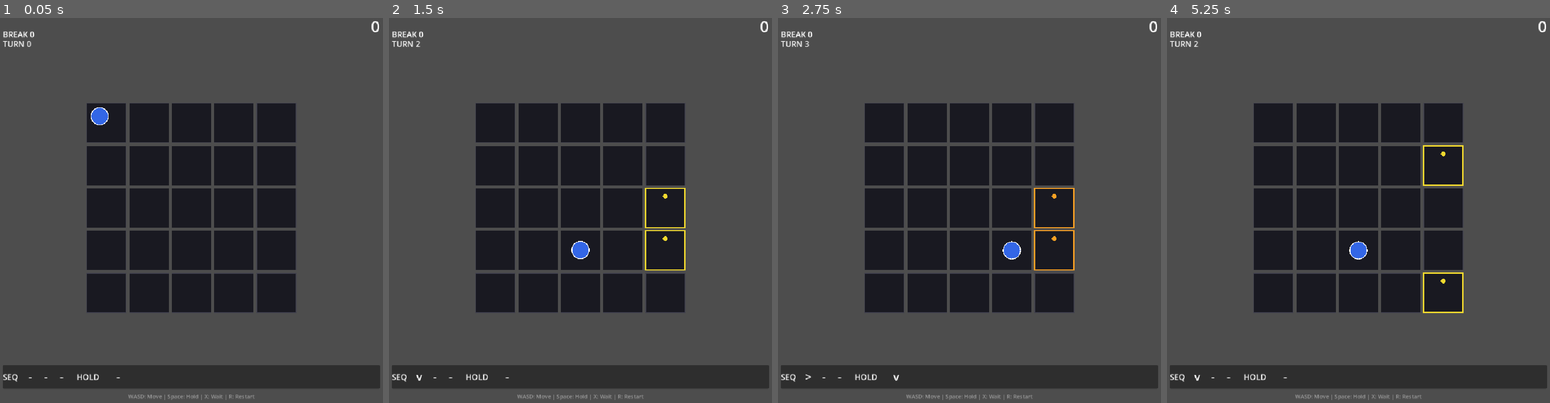
Above: before the commit, frames 1-4 (left to right).
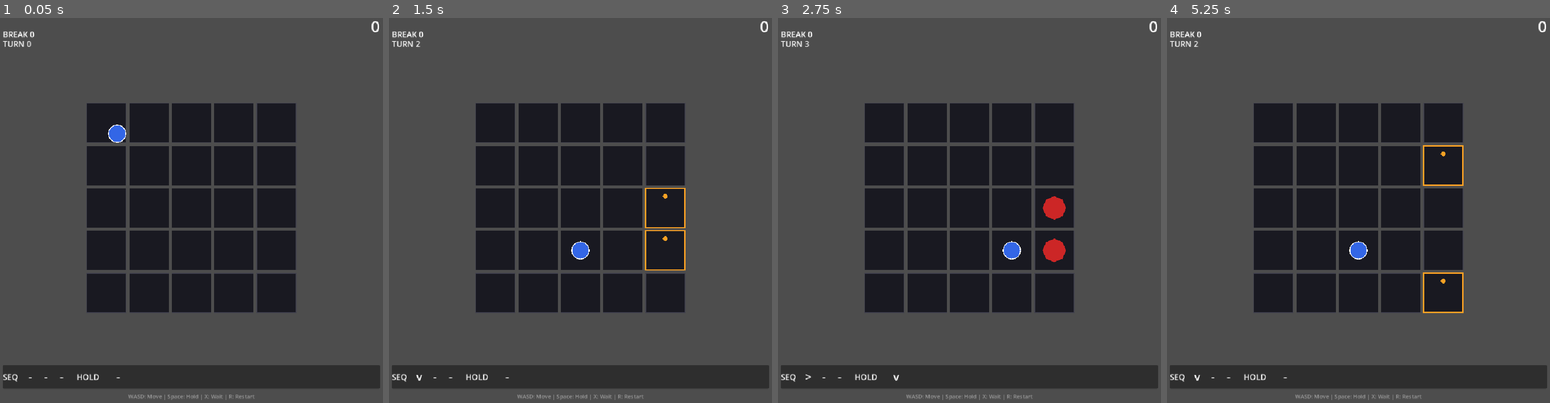
Above: after the commit, the same moments.

Repository: Periodev/DIR
Game: Godot game, scene res://main.tscn
Two runs of this game, one before a commit and one after it. Both use one fixed random seed, a clock stepped at 60 frames per second and the inputs below.
Inputs:
- Up to frame 1 (0.05 s): no input
- Up to frame 2 (1.5 s): tap Enter at 0.5 s; hold Right 0.53-1.28 s; tap R at 0.6 s; tap Space at 0.77, 1.25 s; hold Down from 1.28 s (still down); tap X at 1.35 s
- Up to frame 3 (2.75 s): tap Space at 1.52 s; tap Enter at 2, 2.1 s; release Down at 2.03 s; hold Right from 2.03 s (still down)
- Up to frame 4 (5.25 s): tap Space at 2.75, 3.02, 3.77, 4.25, 4.52 s; release Right at 2.78 s; hold Up 2.78-3.53 s; tap Z at 2.85 s; tap Enter at 3.5, 5.1 s; hold Left 3.53-5.03 s; tap R at 3.6 s; tap X at 4.35 s; hold Down from 5.03 s (still down)

The runs differ from the first frame. In frame 1, 0.3% of the frame differs, in the area x 23-33%, y 23-33%; in frame 2, 0.3%; in frame 3, 0.8%, in the area x 66-78%, y 44-66%; in frame 4, 0.3%.

Commit message:
COR ripple: 3-ring strong/weak, shield-hit weak ripple at stall point
Strong kill ripple: 3 rings (was 2), each 0.10s apart, 0.45s duration.
Weak ripple on shield hit: 3 rings, triggered from Board._try_break_one_way_shield
at player stall position (player_vpos + dir*50), 0.14s delay, 0.35s duration.
COR normal move speed: 0.16s → 0.12s.

Co-Authored-By: Claude Sonnet 4.6 <noreply@anthropic.com>

Diff:
--- a/DIR/godot_project/scripts/Board.gd
+++ b/DIR/godot_project/scripts/Board.gd
@@ -5,9 +5,9 @@
 
 const COLS := 5
 const ROWS := 5
-const SPAWN_CYCLE_STEPS := 4
+const SPAWN_CYCLE_STEPS := 3
 const SPAWNS_PER_CYCLE := 2
-const SPAWN_CELL_TYPE := CharacterData.CellType.DEAD_ONE_WAY_SHIELD
+const SPAWN_CELL_TYPE := CharacterData.CellType.DEAD
 const BLOCK_OUTER_RING_SPAWN := false
 const CELL_SIZE := 100.0
 const CELL_GAP := 8.0
@@ -367,6 +367,11 @@
 	cell_shield_dirs[target.y][target.x] = CharacterData.Direction.NONE
 	score_manager.combo_counter += 1
 	score_manager.on_kill(target_type)
+	if current_character == "COR":
+		var player_vpos := Vector2(player_pos.x * CELL_STEP + CELL_SIZE / 2.0,
+								   player_pos.y * CELL_STEP + CELL_SIZE / 2.0)
+		var stall_pos := player_vpos + Vector2(CharacterData.DIR_VECTOR[attack_dir]) * 50.0
+		_spawn_cor_ripple_weak(stall_pos)
 	return true
 
 func _get_shield_dir_toward_player(pos: Vector2i) -> int:
@@ -463,6 +468,15 @@
 	freeze_steps = 3
 	_refresh_visuals()
 	return true
+
+func _spawn_cor_ripple_weak(world_pos: Vector2) -> void:
+	get_tree().create_timer(0.14).timeout.connect(func() -> void:
+		var fx := Node2D.new()
+		fx.set_script(CORRippleEffect)
+		fx.set("weak", true)
+		fx.position = world_pos
+		add_child(fx)
+	)
 
 func _spawn_cor_ripple(pos: Vector2i) -> void:
 	var world_pos := Vector2(pos.x * CELL_STEP + CELL_SIZE / 2.0,
--- a/DIR/godot_project/scripts/CORRippleEffect.gd
+++ b/DIR/godot_project/scripts/CORRippleEffect.gd
@@ -6,23 +6,51 @@
 const RING_WIDTH  :=  3.0
 const GLOW_WIDTH  :=  8.0
 
-var ring1_t: float = 0.0   # 0→1
-var ring2_t: float = 0.0   # 0→1，延遲啟動
+# 設為 true（add_child 之前）產生三環弱波紋
+var weak: bool = false
+
+var ring1_t: float = 0.0
+var ring2_t: float = 0.0
+var ring3_t: float = 0.0
+var _alpha_mult: float = 1.0
+var _max_r: float = MAX_RADIUS
 
 func _ready() -> void:
 	z_index = 6  # HitEffect(5) 之上
 
-	# Ring 1：立刻展開
-	var tw1 := create_tween()
-	tw1.tween_method(_set_r1, 0.0, 1.0, 0.45)\
-	   .set_trans(Tween.TRANS_QUAD).set_ease(Tween.EASE_OUT)
+	if weak:
+		_alpha_mult = 1.0
+		_max_r = 42.0
+		var tw1 := create_tween()
+		tw1.tween_method(_set_r1, 0.0, 1.0, 0.35)\
+		   .set_trans(Tween.TRANS_QUAD).set_ease(Tween.EASE_OUT)
 
-	# Ring 2：延遲 0.10s 後展開
-	var tw2 := create_tween()
-	tw2.tween_interval(0.10)
-	tw2.tween_method(_set_r2, 0.0, 1.0, 0.45)\
-	   .set_trans(Tween.TRANS_QUAD).set_ease(Tween.EASE_OUT)
-	tw2.tween_callback(queue_free)
+		var tw2 := create_tween()
+		tw2.tween_interval(0.10)
+		tw2.tween_method(_set_r2, 0.0, 1.0, 0.35)\
+		   .set_trans(Tween.TRANS_QUAD).set_ease(Tween.EASE_OUT)
+
+		var tw3 := create_tween()
+		tw3.tween_interval(0.20)
+		tw3.tween_method(_set_r3, 0.0, 1.0, 0.35)\
+		   .set_trans(Tween.TRANS_QUAD).set_ease(Tween.EASE_OUT)
+		tw3.tween_callback(queue_free)
+	else:
+		var tw1 := create_tween()
+		tw1.tween_method(_set_r1, 0.0, 1.0, 0.45)\
+		   .set_trans(Tween.TRANS_QUAD).set_ease(Tween.EASE_OUT)
+
+		var tw2 := create_tween()
+		tw2.tween_interval(0.10)
+		tw2.tween_method(_set_r2, 0.0, 1.0, 0.45)\
+		   .set_trans(Tween.TRANS_QUAD).set_ease(Tween.EASE_OUT)
+
+		var tw3 := create_tween()
+		tw3.tween_interval(0.20)
+		tw3.tween_method(_set_r3, 0.0, 1.0, 0.45)\
+		   .set_trans(Tween.TRANS_QUAD).set_ease(Tween.EASE_OUT)
+
+		tw3.tween_callback(queue_free)
 
 func _set_r1(t: float) -> void:
 	ring1_t = t
@@ -32,15 +60,20 @@
 	ring2_t = t
 	queue_redraw()
 
+func _set_r3(t: float) -> void:
+	ring3_t = t
+	queue_redraw()
+
 func _draw() -> void:
 	_draw_ring(ring1_t)
 	_draw_ring(ring2_t)
+	_draw_ring(ring3_t)
 
 func _draw_ring(t: float) -> void:
 	if t <= 0.0:
 		return
-	var r     := lerpf(MIN_RADIUS, MAX_RADIUS, t)
-	var alpha := 1.0 - t
+	var r     := lerpf(MIN_RADIUS, _max_r, t)
+	var alpha := (1.0 - t) * _alpha_mult
 	draw_arc(Vector2.ZERO, r, 0.0, TAU, 48,
 	         Color(COLOR.r, COLOR.g, COLOR.b, alpha * 0.25), GLOW_WIDTH)
 	draw_arc(Vector2.ZERO, r, 0.0, TAU, 48,
--- a/DIR/godot_project/scripts/Player.gd
+++ b/DIR/godot_project/scripts/Player.gd
@@ -106,7 +106,7 @@
 				  .set_trans(Tween.TRANS_QUAD).set_ease(Tween.EASE_IN_OUT)
 			else:
 				var tw := create_tween()
-				tw.tween_property(self, "position", to_pos, 0.16)\
+				tw.tween_property(self, "position", to_pos, 0.12)\
 				  .set_trans(Tween.TRANS_CUBIC).set_ease(Tween.EASE_IN_OUT)
 
 func play_attack(dir: int, success: bool, is_dash: bool = false) -> void:
@@ -124,12 +124,12 @@
 		_pending_penetration = true  # play_move 用滲透曲線
 	elif is_dash and not success:
 		# 滲透失敗：同樣快速壓入（阻力感），約20%處被擋住，加速彈回
-		var tip := origin + Vector2(dv) * 50.0
+		var tip := origin + Vector2(dv) * 60.0
 		var tw := create_tween()
 		tw.tween_property(self, "position", tip, 0.14)\
 		  .set_trans(Tween.TRANS_EXPO).set_ease(Tween.EASE_OUT)
-		tw.tween_interval(0.09)
-		tw.tween_property(self, "position", origin, 0.20)\
+		tw.tween_interval(0.20)
+		tw.tween_property(self, "position", origin, 0.15)\
 		  .set_trans(Tween.TRANS_CUBIC).set_ease(Tween.EASE_OUT)
 	else:
 		_attack_generic(dir, success)
